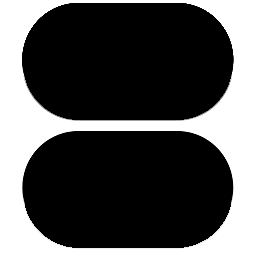
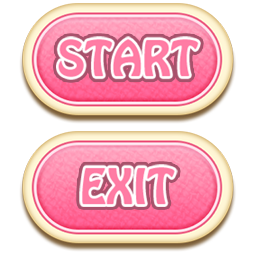
The second (256, 256) image is a revision of the first. Changes to its layers:
hid "레이어 4" over [22, 3, 234, 249]
showed "레이어 1" over [56, 36, 201, 80]
showed "BtnGachaBuy 사본" over [19, 3, 236, 124]
showed "레이어 2" over [79, 164, 178, 207]
showed "BtnGachaBuy" over [19, 131, 236, 252]
